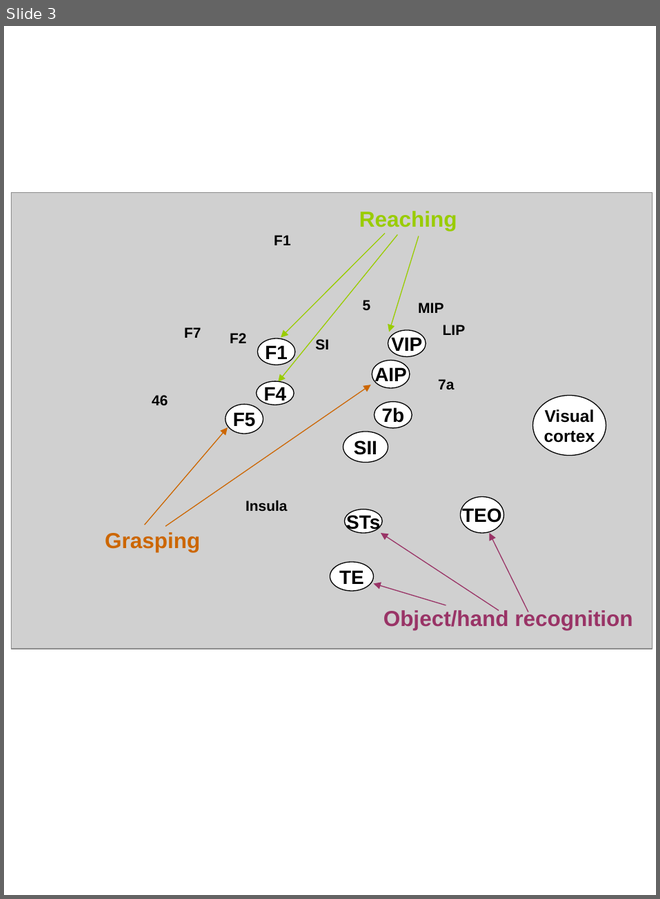
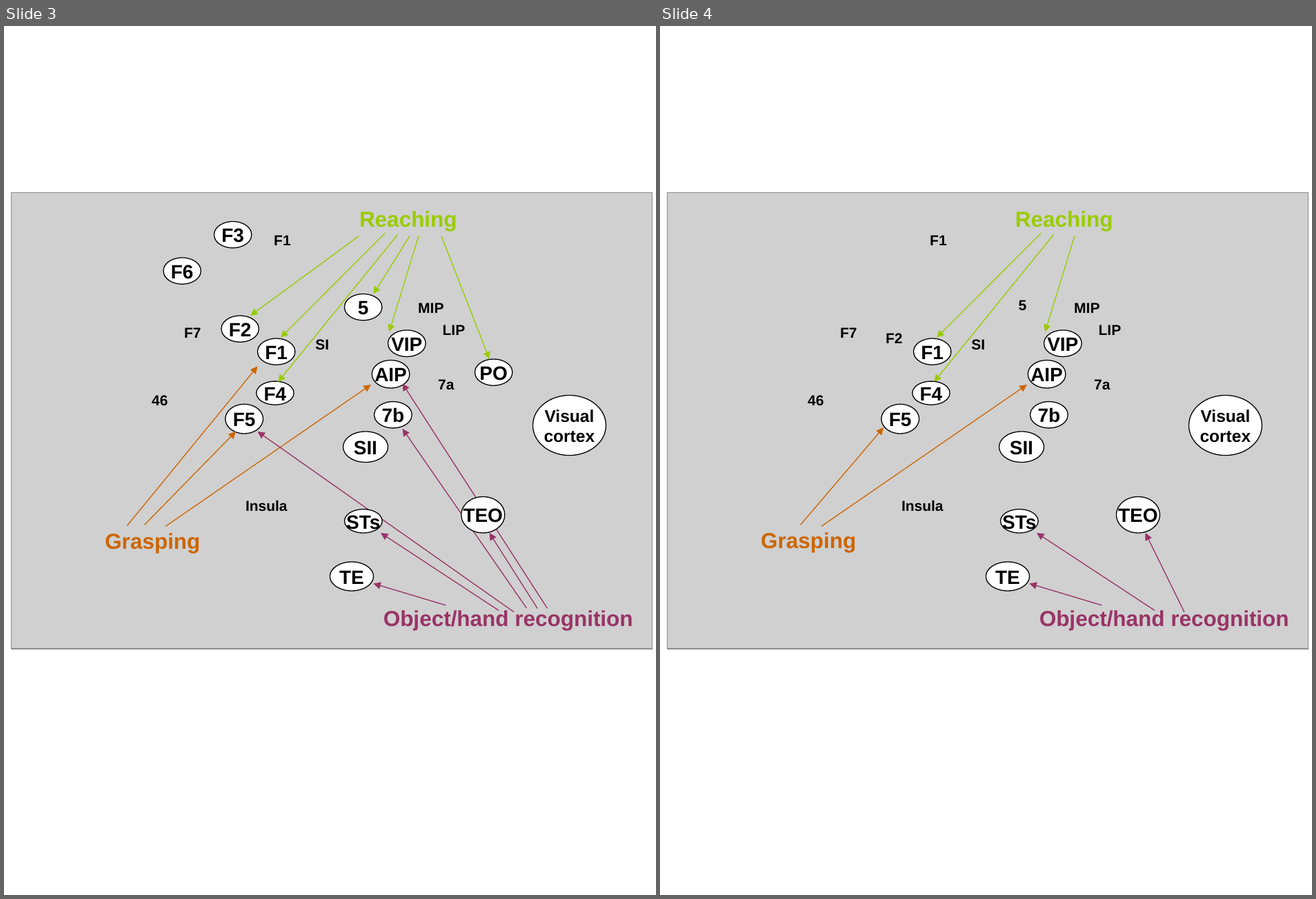
Before and after one commit to duchere/svn2git-yarp-papers, a slide deck: Ab02/newpics.ppt. Shown side by side, each under a label of ours: slide 3 before the commit, slides 3 and 4 after it. The pictures are 660x899 and 1316x899 pixels, drawn with LibreOffice and Linux fonts; fonts in the diff are those of the drawing; grey boxes stand for pictures. Boxes give left, top, right and bottom in pixels: in the first picture for what was removed or moved away, otherwise in the second. Text is boxed around its words. In the diff, an @@ line names an element or a change of style, - is before the commit and + after.

```diff
--- a/Ab02/newpics.ppt
+++ b/Ab02/newpics.ppt
@@ slide 3 added at [4,26,656,895], background #FFFFFF @@
@@ group added at [11,193,652,649]: 16 ellipses, 15 arrows, 11 texts, 1 picture @@
+46
+F7
+SI
+Insula
+7a
+LIP
+MIP
+F1
+VIP
+F1
+F4
+AIP
+Visual
+cortex
+F5
+SII
+7b
+TE
+F3
+F6
+F2
+5
+PO
+Reaching
+Grasping
+Object/hand recognition
+TEO
+STs
@@ what was slide 3 is now slide 4 @@
```
Also in this commit, not shown: 8 other files.
